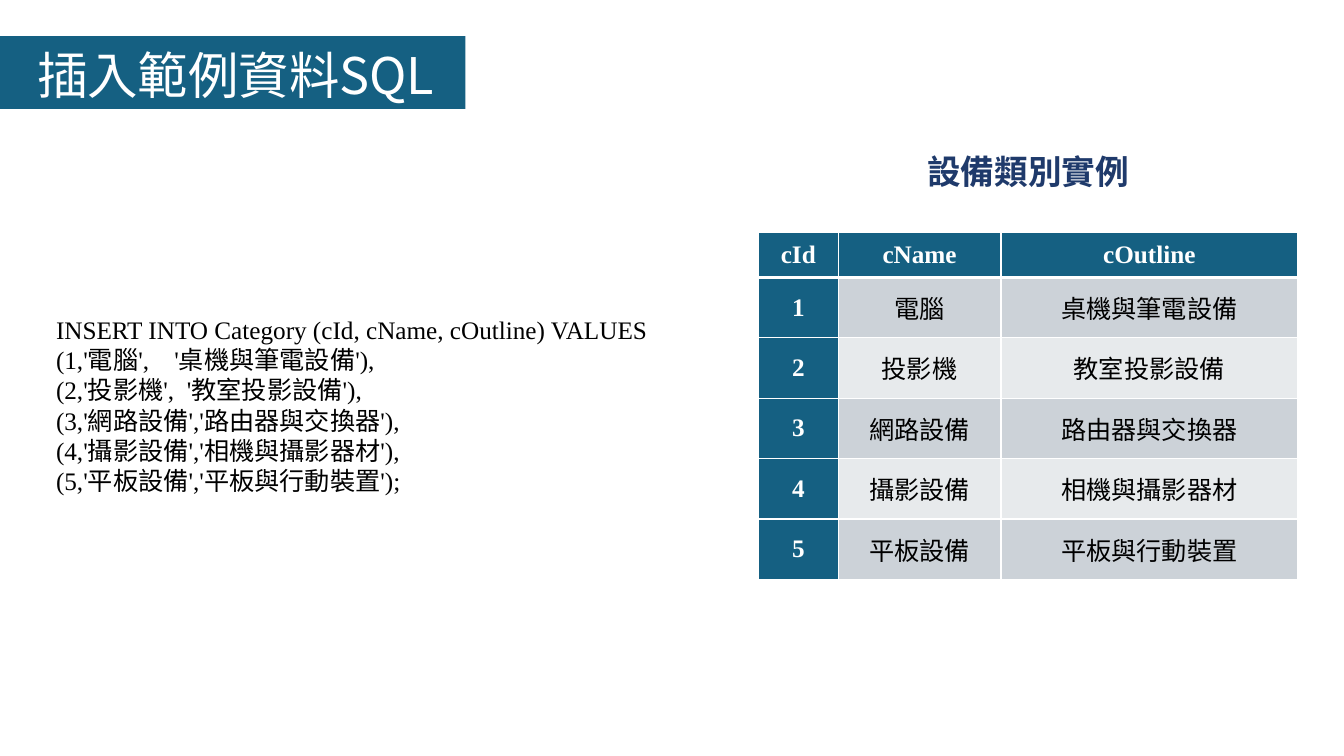
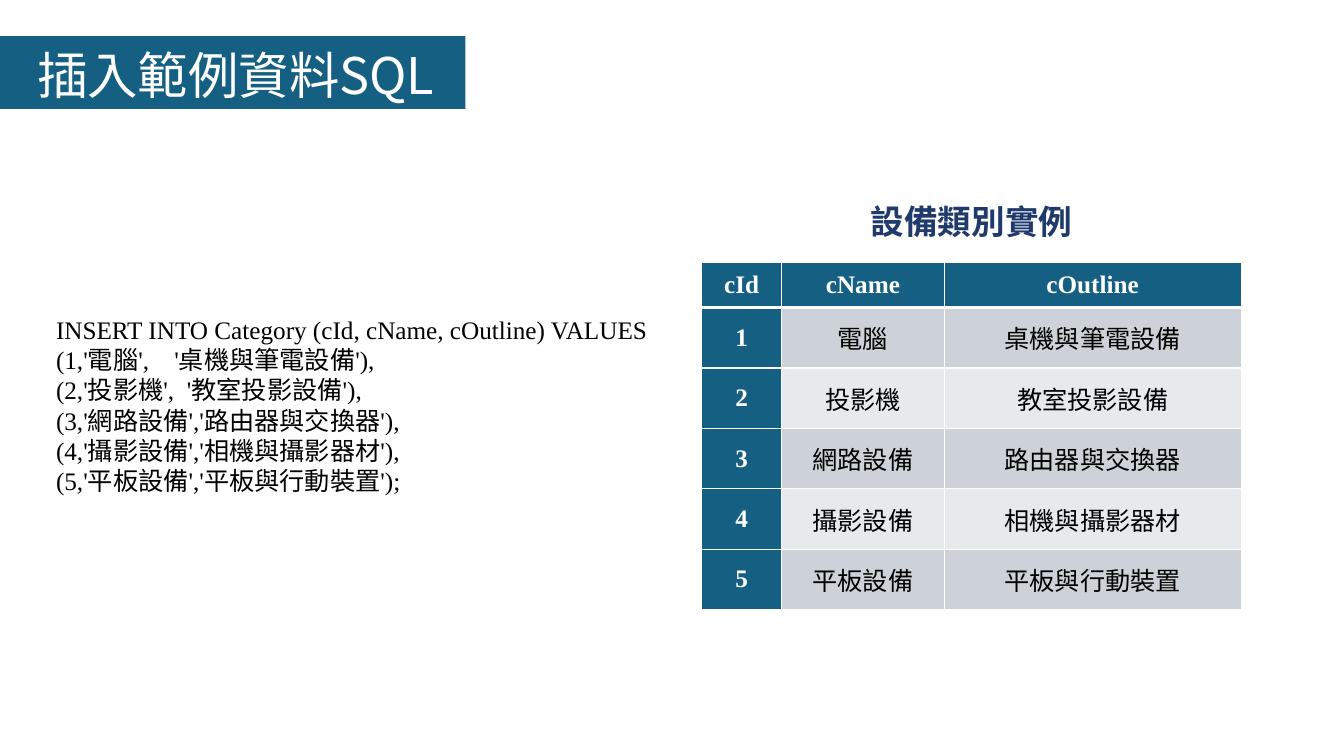
Before and after one commit to LazyEmotionO/NFU_DATABASE, a slide deck: slide 22 of 第四組_資料庫系統期末Part II簡報.pptx. Drawn at 1344x756 pixels with LibreOffice and Linux fonts; fonts in the diff are those of the drawing. Boxes give left, top, right and bottom in pixels: in the first picture for what was removed or moved away, otherwise in the second. Text is boxed around its words. In the diff, an @@ line names an element or a change of style, - is before the commit and + after.

```diff
--- a/第四組_資料庫系統期末Part II簡報.pptx
+++ b/第四組_資料庫系統期末Part II簡報.pptx
@@ text "設備類別實例": place and size @@
-text "設備類別實例" at (927,155,1129,187)
+text "設備類別實例" at (871,205,1073,237)
@@ table: place and size @@
-table at (758,232,1298,579)
+table at (702,262,1241,609)
```
Also in this commit, not shown: 13 other slides changed, 1 slide added.
